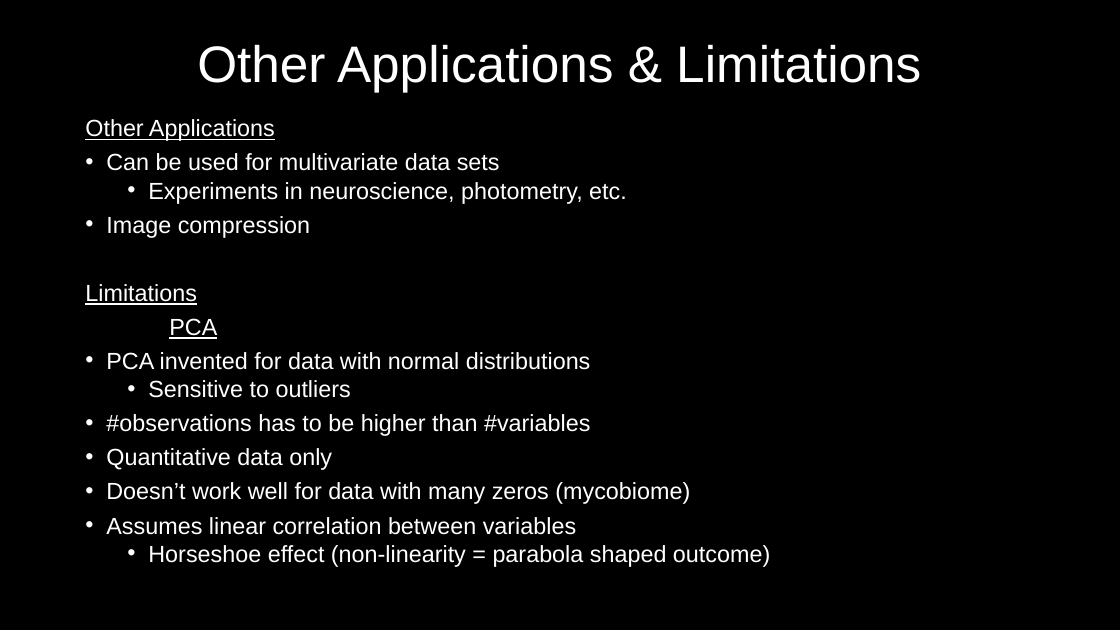
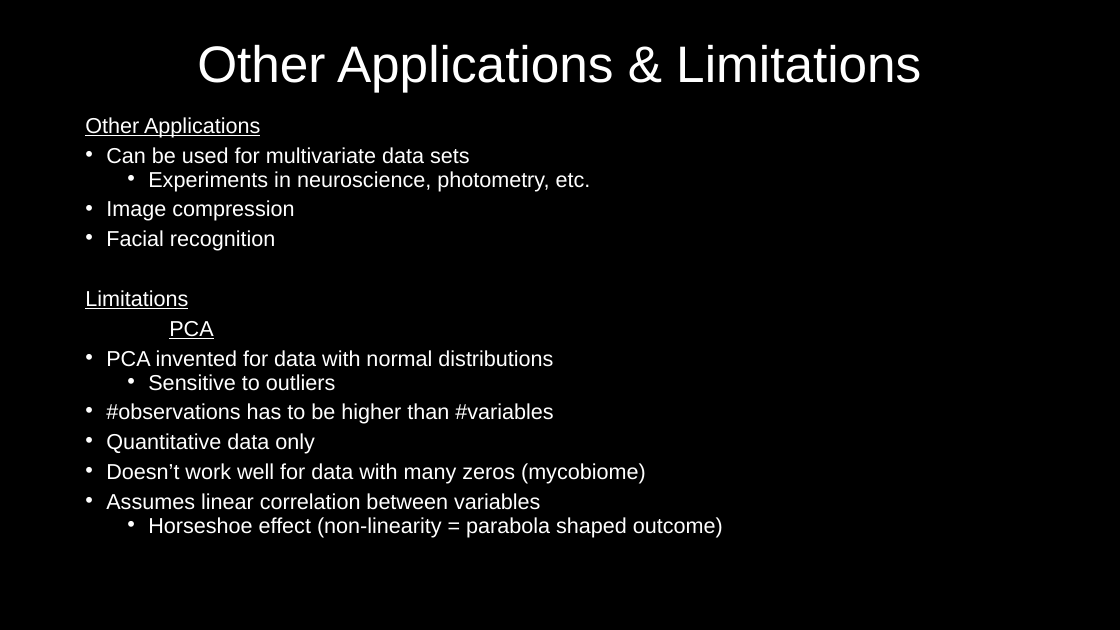
Before and after one commit to MyGitUse/MBIO7160, a slide deck: slide 29 of FinalProject/191128_Presentation_NM.pptx. Drawn at 1120x630 pixels with LibreOffice and Linux fonts; fonts in the diff are those of the drawing. Boxes give left, top, right and bottom in pixels: in the first picture for what was removed or moved away, otherwise in the second. Text is boxed around its words. In the diff, an @@ line names an element or a change of style, - is before the commit and + after.

Commit message:
update

```diff
--- a/FinalProject/191128_Presentation_NM.pptx
+++ b/FinalProject/191128_Presentation_NM.pptx
@@ text at bbox=[85, 117, 723, 538]: size 20 to 18.5 pt; line spacing 0.8 to 0.7 @@
@@ text at bbox=[106, 230, 276, 251]: paragraph added @@
+• Facial recognition
```
